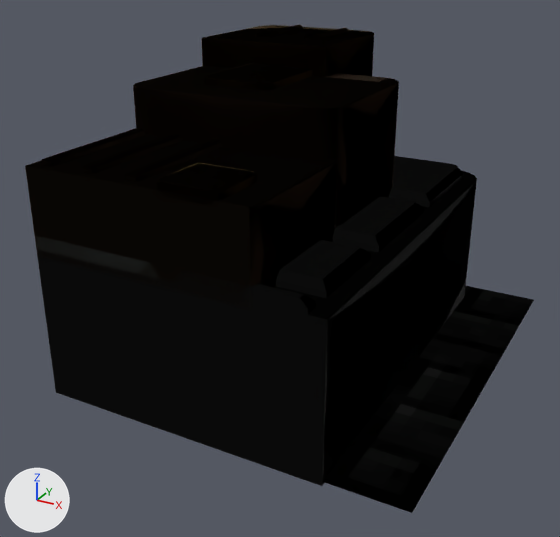
The glTF model assets/models/enemies/bronze_pump_tr.glb, before and after one commit.
Camera for both pictures: a 50 mm camera at (21.1, -44.3, 27.3) aimed at (-1.8, -2.8, 6.5). The axes (+X, +Y, +Z) are drawn at lower left. The lights are the same throughout. The older version comes first.

Script lines for the objects in view, before the commit:
```python
me_arm_rib30_004 = bpy.data.meshes.new('arm_rib30.004')
me_arm_rib30_004.from_pydata(...)  # 56 vertices, 108 faces; spans x -5.5..-4.5, y -13.5..-4.5, z 14.65..15.35
me_arm_rib30_004.materials.append(mat_pump_bronze_dark_165)  # brown #483425
me_pump_floor_003 = bpy.data.meshes.new('pump_floor.003')
me_pump_floor_003.from_pydata(...)  # 243 vertices, 361 faces; spans x -12.0..12.0, y -14.0..14.0, z 0.0..0.3
# faces by material slot: [42, 54, 80, 82, 41, 9, 53]
me_pump_floor_003.materials.append(mat_pump_7_7)  # dark grey #575757
me_pump_floor_003.materials.append(mat_pump_8_8)  # dark grey #626662
me_pump_floor_003.materials.append(mat_pump_2_2)  # black #161616
me_pump_floor_003.materials.append(mat_pump_6_6)  # dark grey #4b4b4b
me_pump_floor_003.materials.append(mat_pump_4_4)  # dark grey #303030
me_pump_floor_003.materials.append(mat_pump_a_10)  # grey #858585
me_pump_floor_003.materials.append(mat_pump_5_5)  # dark grey #404040
me_pump_l_003 = bpy.data.meshes.new('pump_l.003')
me_pump_l_003.from_pydata(...)  # 17 vertices, 30 faces; spans x -11.99..-3.1, y -13.99..-13.1, z 9.9..10.8
# faces by material slot: [2, 12, 16]
me_pump_l_003.materials.append(mat_pump_grey9_9)  # grey #717171
me_pump_l_003.materials.append(mat_pump_grey7_7)  # dark grey #575757
me_pump_l_003.materials.append(mat_pump_greyb_11)  # grey #979b97
ob_bronze_pump_tr_arm_rib30_5 = bpy.data.objects.new('bronze_pump_tr_arm_rib30.5', me_arm_rib30_004)
ob_bronze_pump_tr_arm_rib30_5.location = (0.0, 0.0, 0.0)
ob_bronze_pump_tr_pump_floor = bpy.data.objects.new('bronze_pump_tr_pump_floor', me_pump_floor_003)
ob_bronze_pump_tr_pump_floor.location = (0.0, 0.0, 0.0)
ob_bronze_pump_tr_pump_l = bpy.data.objects.new('bronze_pump_tr_pump_l', me_pump_l_003)
ob_bronze_pump_tr_pump_l.location = (0.0, 0.0, 0.0)
# also in view: 'bronze_pump_tr_pump_body' at (-2.5, 0.0, 5.0); 'bronze_pump_tr_tower_gold' at (-5.5, 1.5, 18.0); 'bronze_pump_tr_arm_rib24.5' at (-11.0, -9.0, 15.0); 'bronze_pump_tr_tower' at (-4.5, 0.5, 13.8); 'bronze_pump_tr_pump_f' at (4.0, -1.0, 10.4)
```
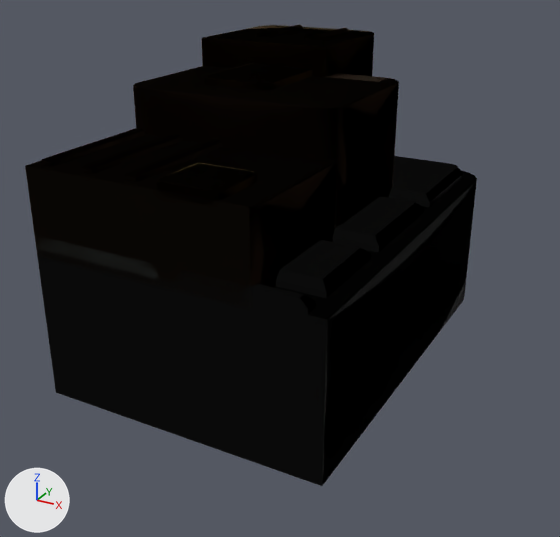
The edits, one by one:
Object 'bronze_pump_tr_pump_floor' (ob_bronze_pump_tr_pump_floor) is deleted.

What differs and where, as boxes (x1, y1, x2, y2) in the pictures (560 x 537 px):
'bronze_pump_tr_pump_floor', deleted: before (323, 286, 534, 513)
    faces in mat_pump_2_2 (black #161616): (323, 287, 522, 513)
    faces in mat_pump_6_6 (dark grey #4b4b4b): (348, 299, 518, 489)
    faces in mat_pump_5_5 (dark grey #404040): (383, 286, 531, 495)
    faces in mat_pump_4_4 (dark grey #303030): (370, 312, 525, 484)
    faces in mat_pump_8_8 (dark grey #626662): (363, 289, 519, 468)
